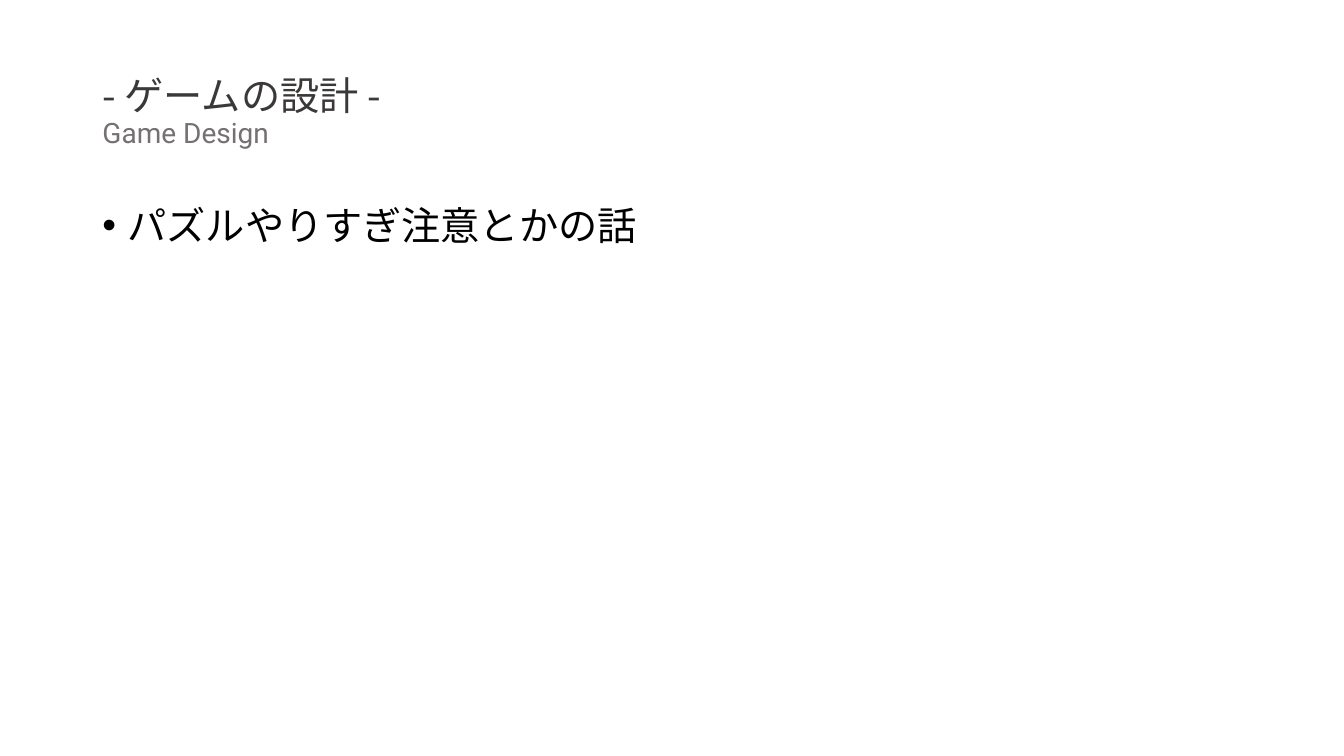
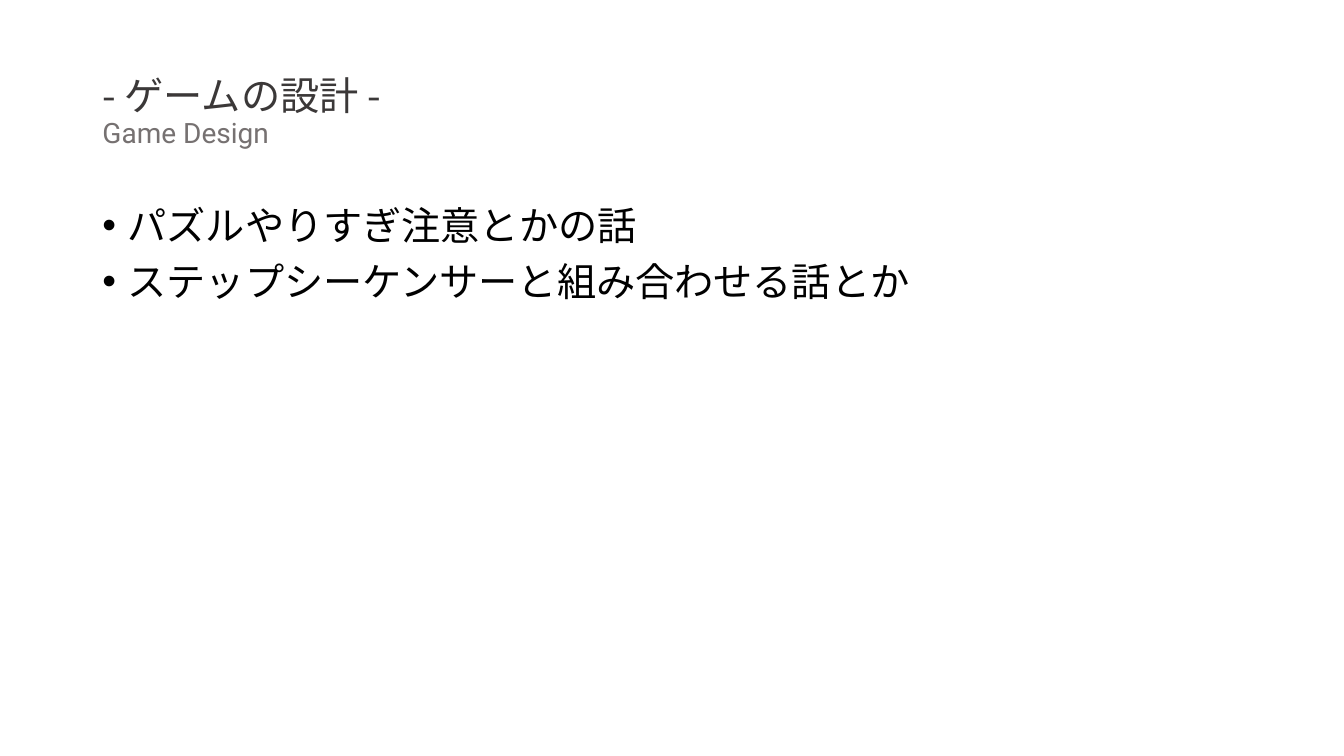
Before and after one commit to sakamana/PuzzleSoundGames, a slide deck: slide 7 of 卒研発表会.pptx. Drawn at 1344x756 pixels with LibreOffice and Linux fonts; fonts in the diff are those of the drawing. Boxes give left, top, right and bottom in pixels: in the first picture for what was removed or moved away, otherwise in the second. Text is boxed around its words. In the diff, an @@ line names an element or a change of style, - is before the commit and + after.

```diff
--- a/卒研発表会.pptx
+++ b/卒研発表会.pptx
@@ text at bbox=[128, 263, 910, 300]: paragraph added @@
+• ステップシーケンサーと組み合わせる話とか
```
Also in this commit, not shown: 3 other slides changed, 3 other files.
